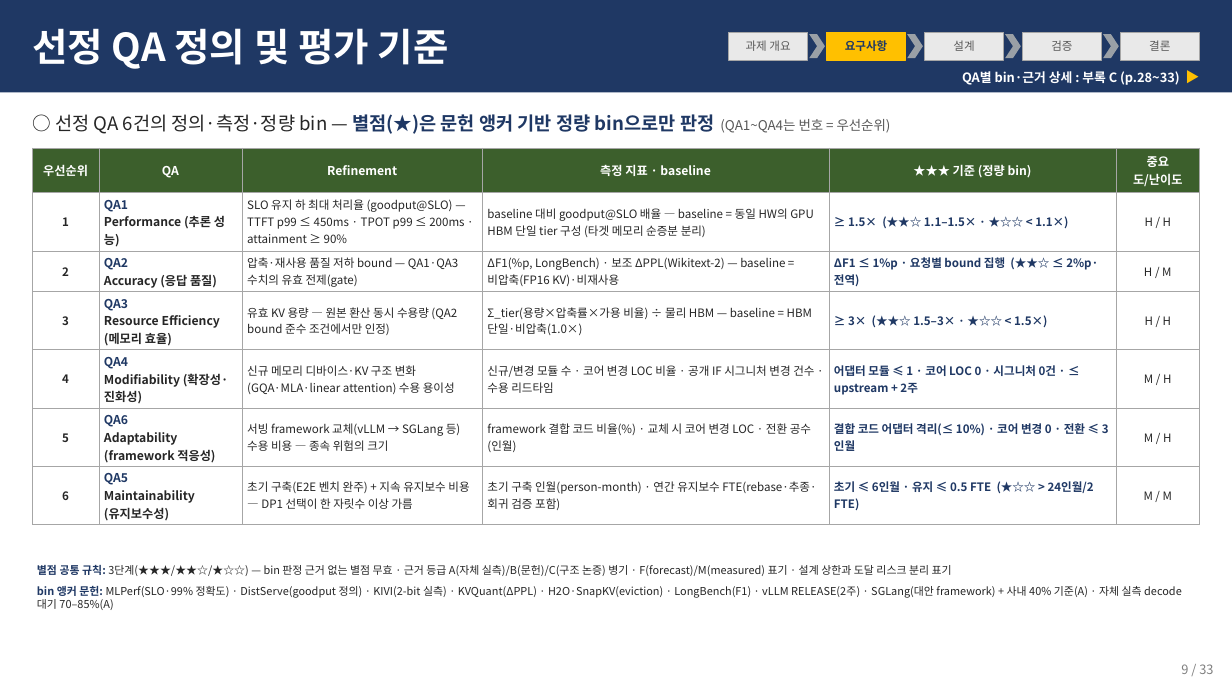
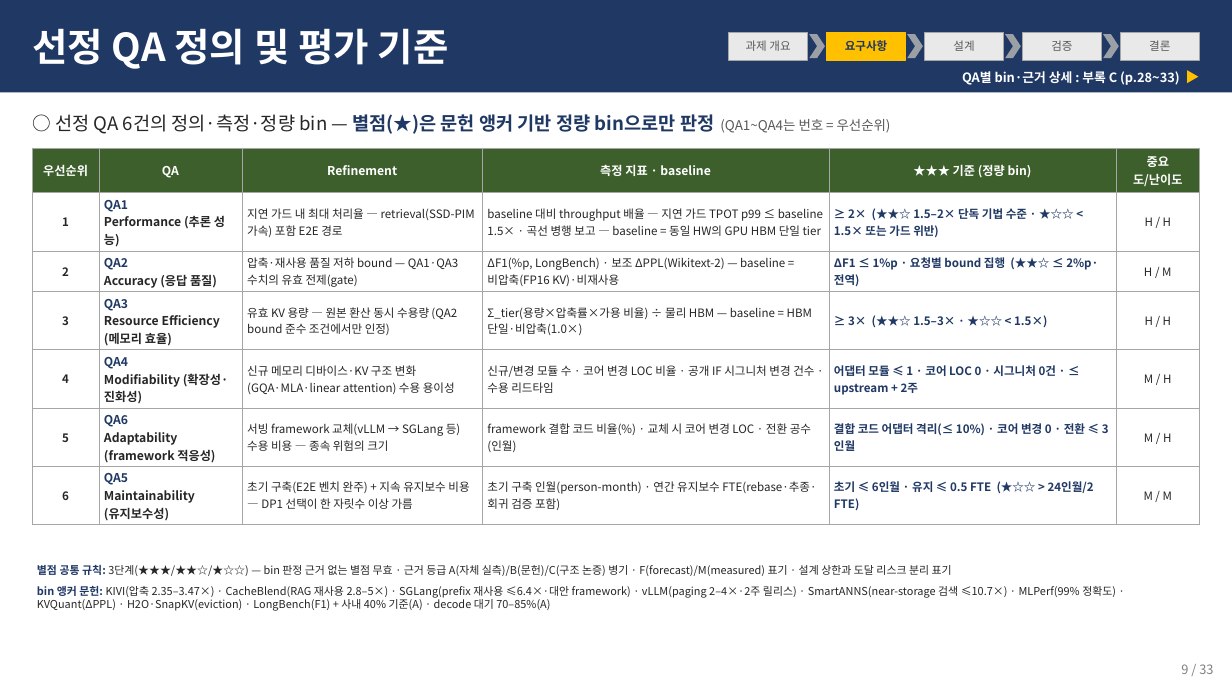
Before and after one commit to mkim0628/architect, a slide deck: slide 5 of docs/mcr_req_deck.pptx. Drawn at 1232x693 pixels with LibreOffice and Linux fonts; fonts in the diff are those of the drawing. Boxes give left, top, right and bottom in pixels: in the first picture for what was removed or moved away, otherwise in the second. Text is boxed around its words. In the diff, an @@ line names an element or a change of style, - is before the commit and + after.

```diff
--- a/docs/mcr_req_deck.pptx
+++ b/docs/mcr_req_deck.pptx
@@ table at (32,148,1200,525) @@
-row 2: 1 | QA1 Performance (추론 성능) | SLO 유지 하 최대 처리율 (goodput@SLO) — TTFT p99 ≤ 450ms · TPOT p99 ≤ 200ms · attainment ≥ 90% | baseline 대비 goodput@SLO 배율 — baseline = 동일 HW의 GPU HBM 단일 tier 구성 (타겟 메모리 순증분 분리) | ≥ 1.5× (★★☆ 1.1–1.5× · ★☆☆ < 1.1×) | H / H
+row 2: 1 | QA1 Performance (추론 성능) | 지연 가드 내 최대 처리율 — retrieval(SSD-PIM 가속) 포함 E2E 경로 | baseline 대비 throughput 배율 — 지연 가드 TPOT p99 ≤ baseline 1.5× · 곡선 병행 보고 — baseline = 동일 HW의 GPU HBM 단일 tier | ≥ 2× (★★☆ 1.5–2× 단독 기법 수준 · ★☆☆ < 1.5× 또는 가드 위반) | H / H
@@ text at (37,586,1116,611): text changed @@
-◆ bin 앵커 문헌: MLPerf(SLO·99% 정확도) · DistServe(goodput 정의) · KIVI(2-bit 실측) · KVQuant(ΔPPL) · H2O·SnapKV(eviction) · LongBench(F1) · vLLM RELEASE(2주) · SGLang(대안 framework) + 사내 40% 기준(A) · 자체 실측 decode 대기 70–85%(A)
+◆ bin 앵커 문헌: KIVI(압축 2.35–3.47×) · CacheBlend(RAG 재사용 2.8–5×) · SGLang(prefix 재사용 ≤6.4×·대안 framework) · vLLM(paging 2–4×·2주 릴리스) · SmartANNS(near-storage 검색 ≤10.7×) · MLPerf(99% 정확도) · KVQuant(ΔPPL) · H2O·SnapKV(eviction) · LongBench(F1) + 사내 40% 기준(A) · decode 대기 70–85%(A)
```
Also in this commit, not shown: 4 other slides changed, 4 other files.
